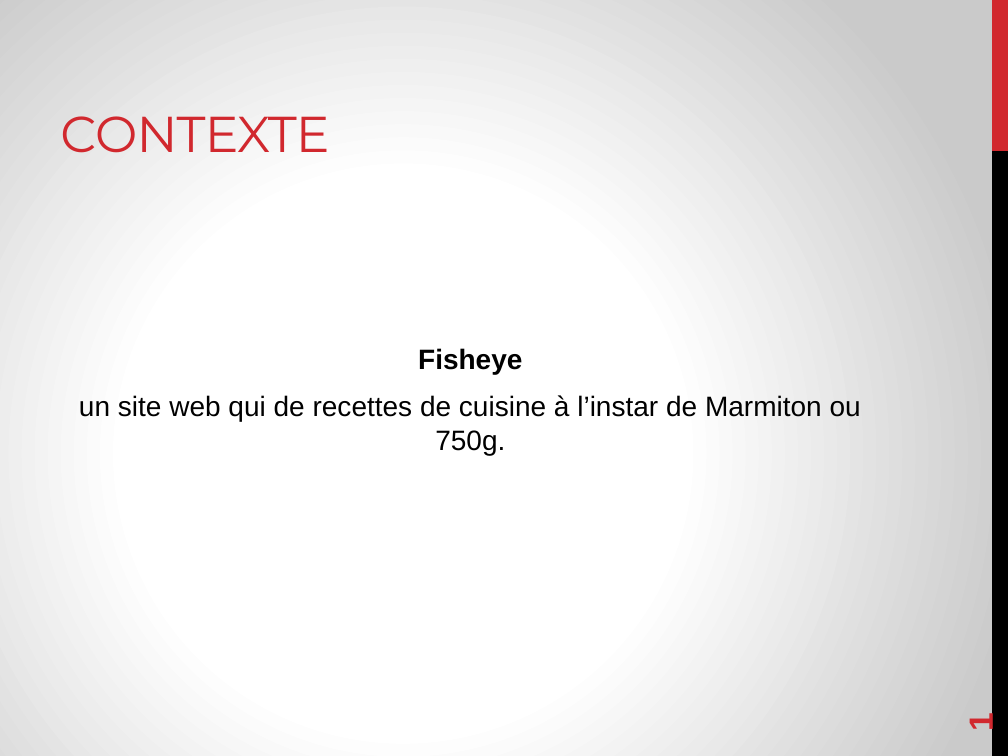
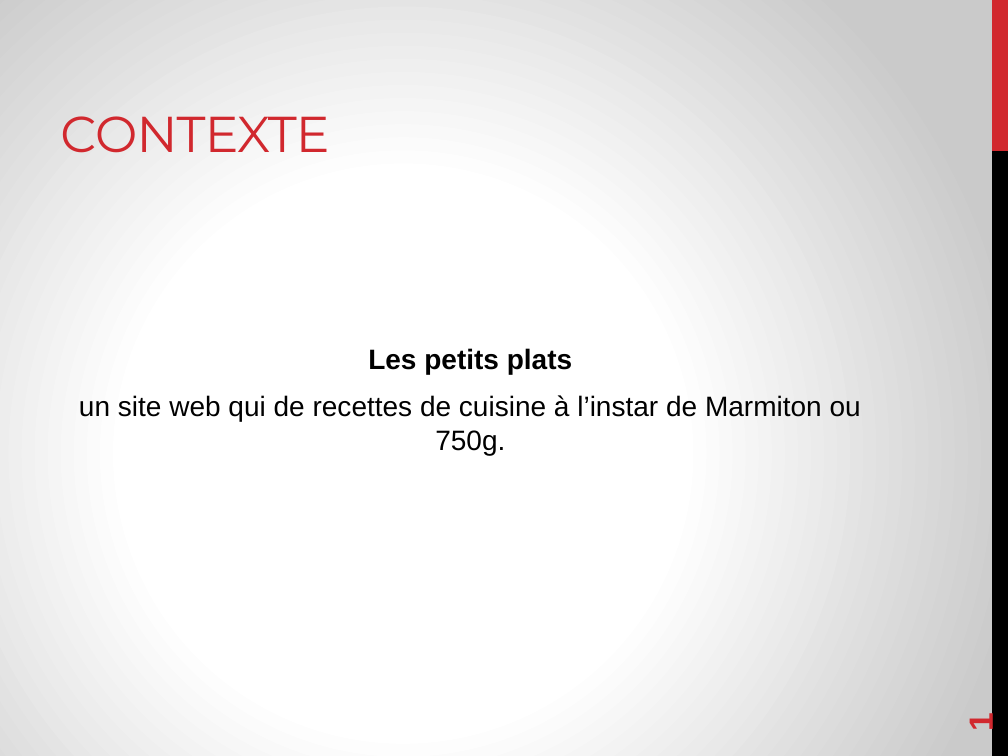
Before and after one commit to MagomedBek/Les-petits-Plat, a slide deck: slide 3 of !le petit plats presentation/les petis plats.pptx. Drawn at 1008x756 pixels with LibreOffice and Linux fonts; fonts in the diff are those of the drawing. Boxes give left, top, right and bottom in pixels: in the first picture for what was removed or moved away, otherwise in the second. Text is boxed around its words. In the diff, an @@ line names an element or a change of style, - is before the commit and + after.

```diff
--- a/!le petit plats presentation/les petis plats.pptx
+++ b/!le petit plats presentation/les petis plats.pptx
@@ text at box(368, 348, 572, 374): text changed @@
-Fisheye
+Les petits plats
```
Also in this commit, not shown: 1 other slide changed, 1 slide added, 2 other files.
